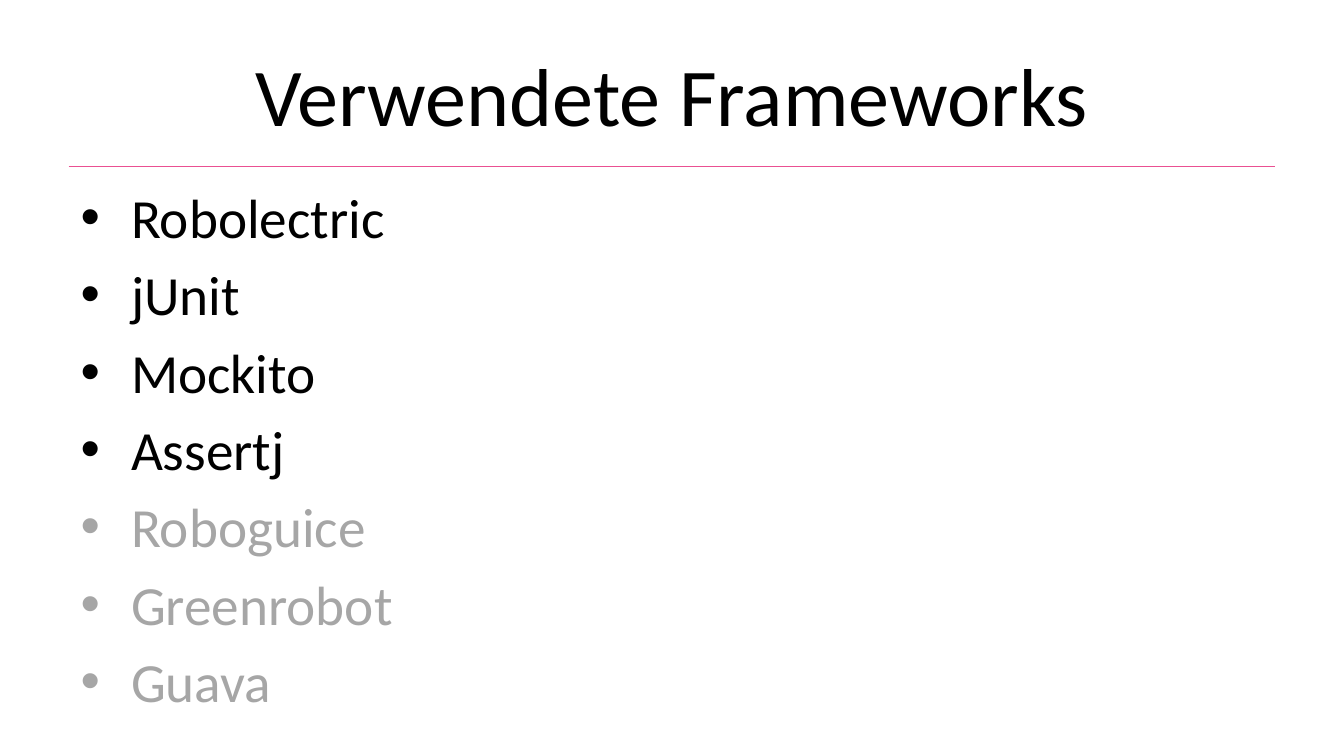
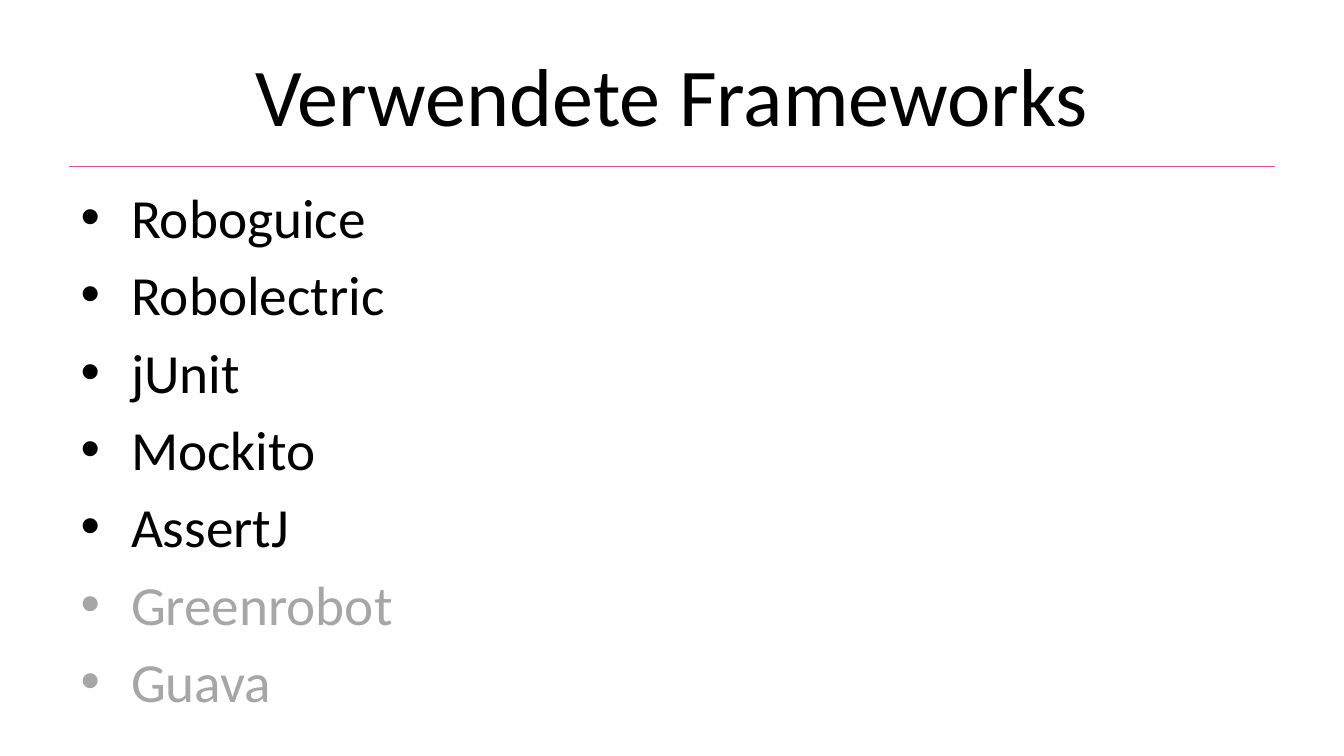
Before and after one commit to He1md4ll/MobileMeshViewer, a slide deck: slide 10 of docs/mobile_meshviewer_praezi.pptx (slide 7 before the commit). Drawn at 1344x756 pixels with LibreOffice and Linux fonts; fonts in the diff are those of the drawing; background and template pictures are left out. Boxes give left, top, right and bottom in pixels: in the first picture for what was removed or moved away, otherwise in the second. Text is boxed around its words. In the diff, an @@ line names an element or a change of style, - is before the commit and + after.

```diff
--- a/docs/mobile_meshviewer_praezi.pptx
+++ b/docs/mobile_meshviewer_praezi.pptx
@@ text at box(131, 199, 366, 248): paragraph added @@
+• Roboguice
@@ text at box(131, 511, 289, 548): text changed; text colour #A6A6A6 to #000000 @@
-• Assertj
-• Roboguice
+• AssertJ
```
Also in this commit, not shown: 10 other slides changed, 5 slides added.
